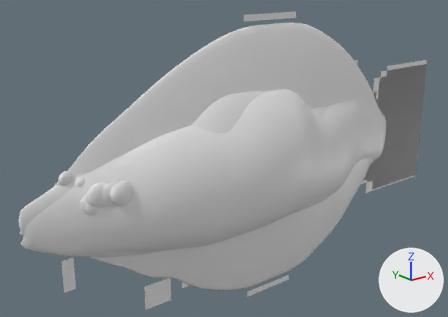
Two versions of the glTF model public/models/fish.glb, one commit apart.
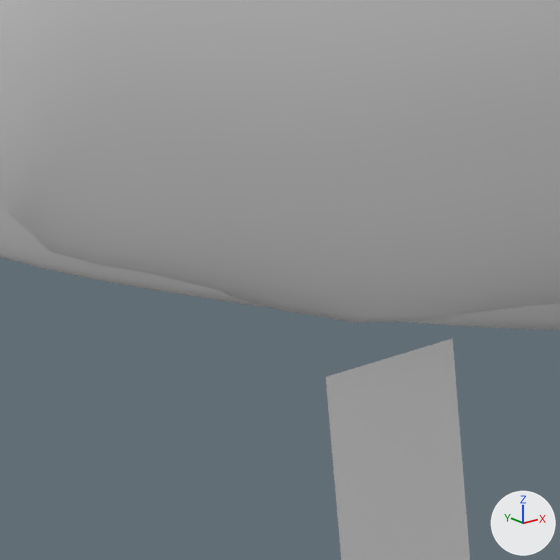
Old and new are each drawn whole from a 50 mm lens placed at (-0.297, -0.853, 0.366), pointed at (0.431, 0.056, 0.002) and again close up on the part from 7% to 19% of the width and 71% to 88% of the height. The axes (+X, +Y, +Z) are drawn at lower right. The lights are the same throughout. The first two pictures are the older version.

Names of what the first close-up shows: 'fish_bass', 'fish_cod'.
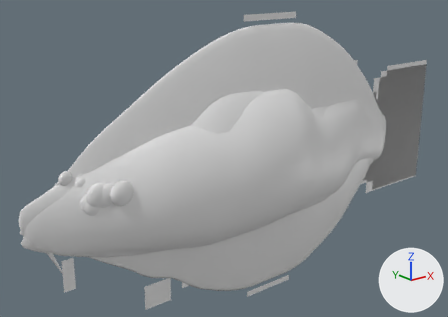
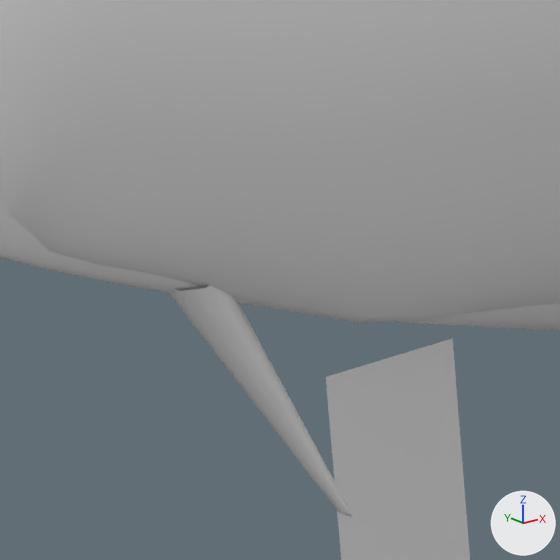
Pixel boxes [x1, y1, x2, y2] of what changed, in the close-ups (560 x 560 px):
part 1 of me_fish_cod, added: after [169, 286, 352, 517]

Diff of the bpy script that builds the scene:
```diff
--- a/public/models/fish.glb.py
+++ b/public/models/fish.glb.py
@@ me_fish_cod @@
 # used by ob_fish_cod; location = (0.0, 0.0, 0.0)
-me_fish_cod.from_pydata(...)  # 3052 vertices, 5840 faces; spans x -0.003..1.002, y -0.086..0.086, z -0.208..0.212
+me_fish_cod.from_pydata(...)  # 3109 vertices, 5944 faces; spans x -0.003..1.002, y -0.086..0.086, z -0.208..0.212
+# me_fish_cod part 1: a new loose piece of 57 vertices spanning x 0.034..0.06, y -0.004..0.004, z -0.105..-0.059, in mat_fish_fin (white #e7e7e7)
 me_fish_cod.materials.append(mat_fish_body)
```
